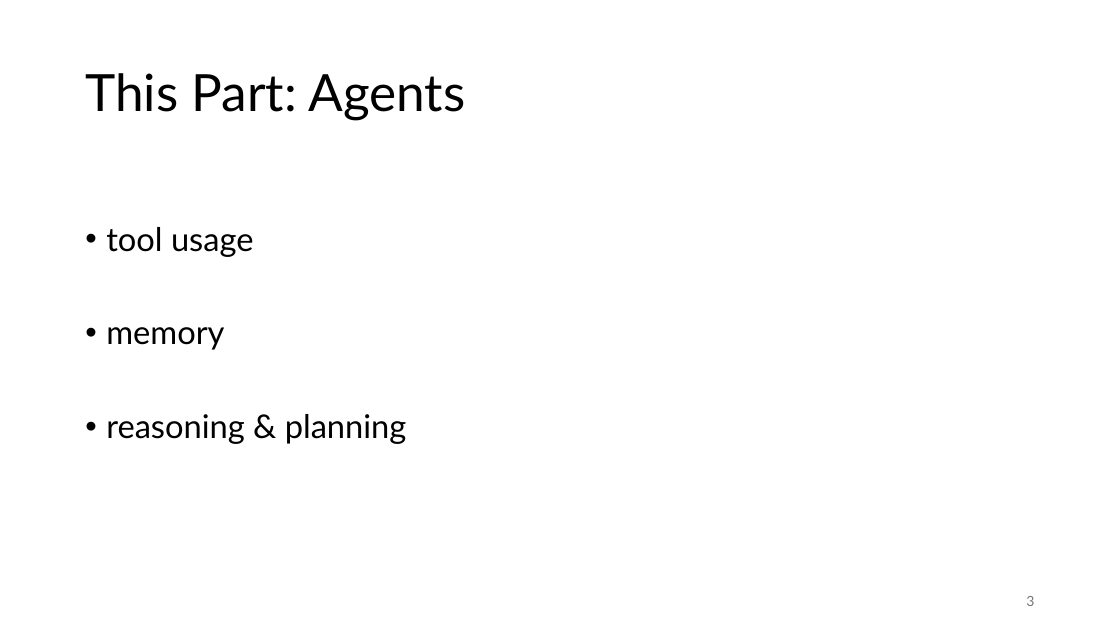
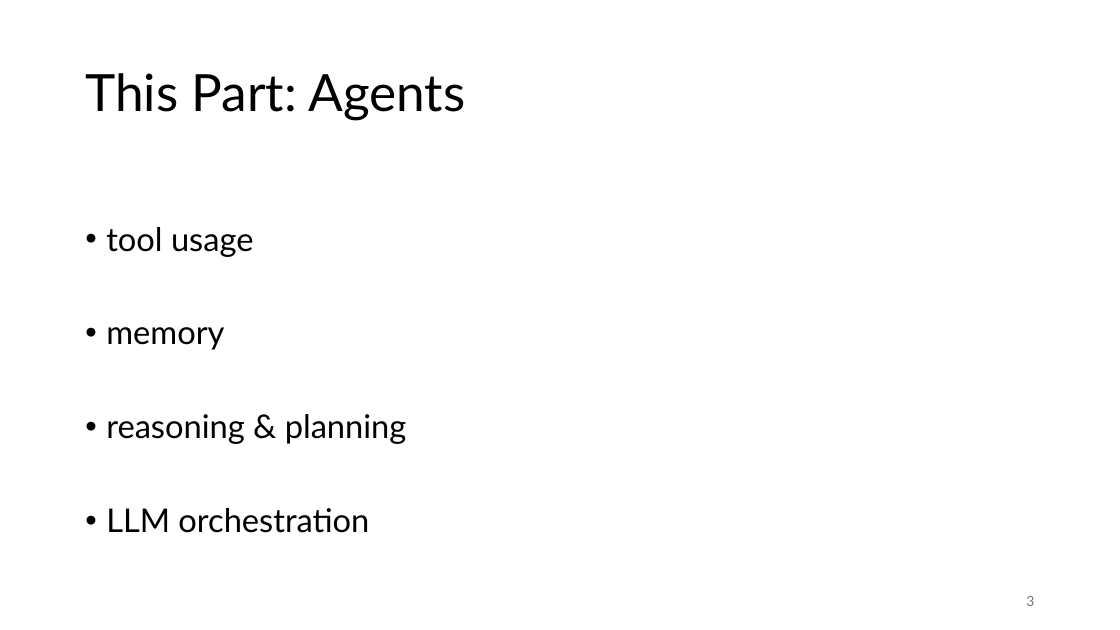
Before and after one commit to FelixWick/language_models, a slide deck: slide 3 of slides/6_agents.pptx. Drawn at 1120x630 pixels with LibreOffice and Linux fonts; fonts in the diff are those of the drawing. Boxes give left, top, right and bottom in pixels: in the first picture for what was removed or moved away, otherwise in the second. Text is boxed around its words. In the diff, an @@ line names an element or a change of style, - is before the commit and + after.

```diff
--- a/slides/6_agents.pptx
+++ b/slides/6_agents.pptx
@@ text at (106, 508, 369, 533): paragraph added @@
+• LLM orchestration
```
Also in this commit, not shown: 2 other slides changed, 3 slides removed, 2 other files.
